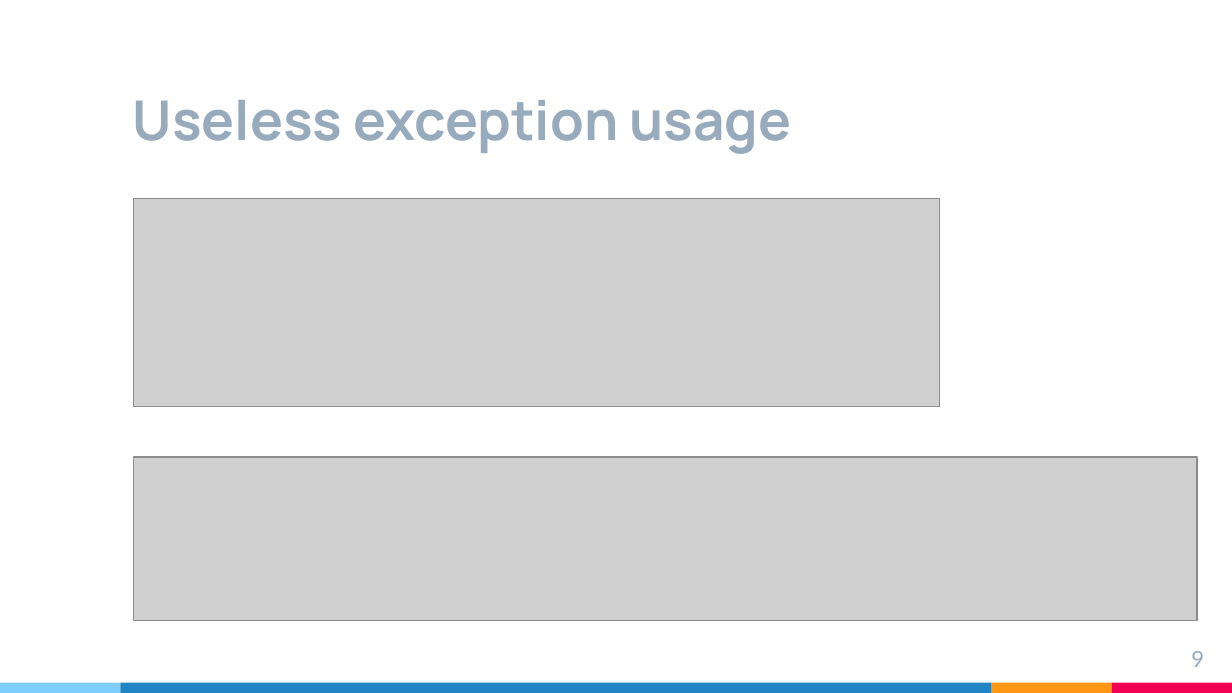
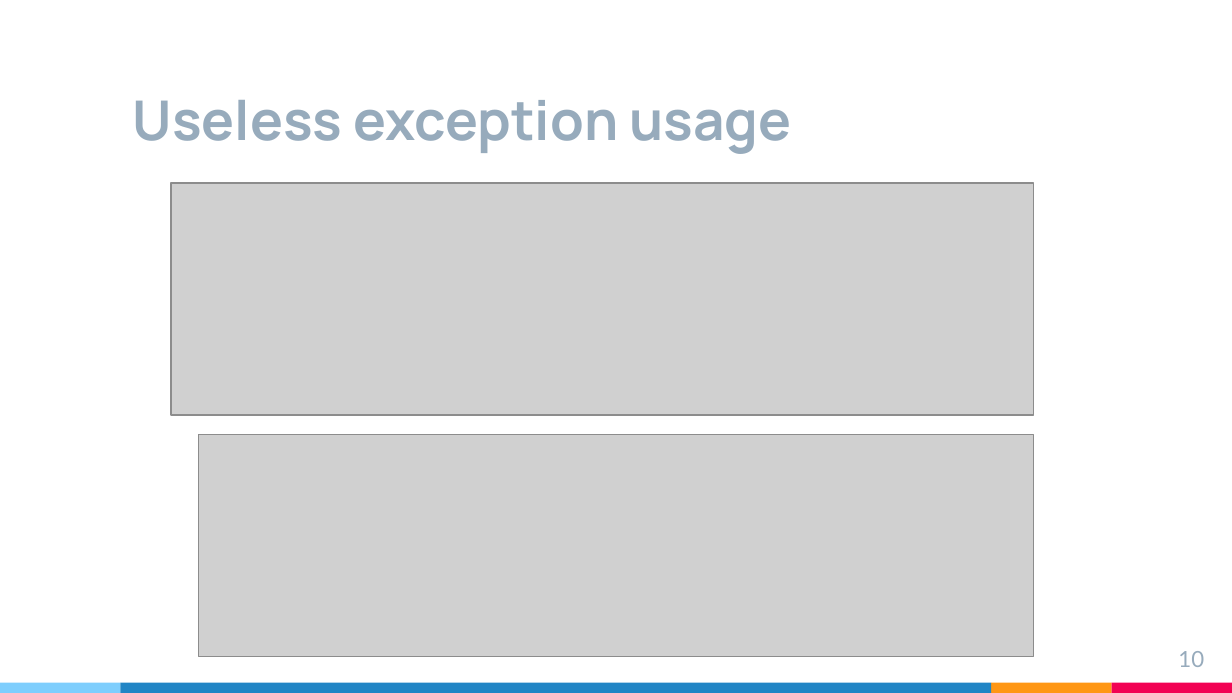
Before and after one commit to brahinets/GeekHub-J4W-X, a slide deck: slide 10 of Lectures/Lesson 04 - Homework Review.pptx (slide 9 before the commit). Drawn at 1232x693 pixels with LibreOffice and Linux fonts; fonts in the diff are those of the drawing; grey boxes stand for pictures. Boxes give left, top, right and bottom in pixels: in the first picture for what was removed or moved away, otherwise in the second. Text is boxed around its words. In the diff, an @@ line names an element or a change of style, - is before the commit and + after.

Commit message:
L04 Fix invalid screenshots in homework overview

```diff
--- a/Lectures/Lesson 04 - Homework Review.pptx
+++ b/Lectures/Lesson 04 - Homework Review.pptx
@@ picture: place and size @@
-picture at box(133, 198, 939, 407)
+picture at box(171, 184, 1034, 415)
@@ picture: place and size @@
-picture at box(133, 457, 1196, 621)
+picture at box(198, 435, 1032, 657)
@@ page number at box(1178, 651, 1204, 667): text changed @@
-9
+10
```
Also in this commit, not shown: 1 other slide changed.
